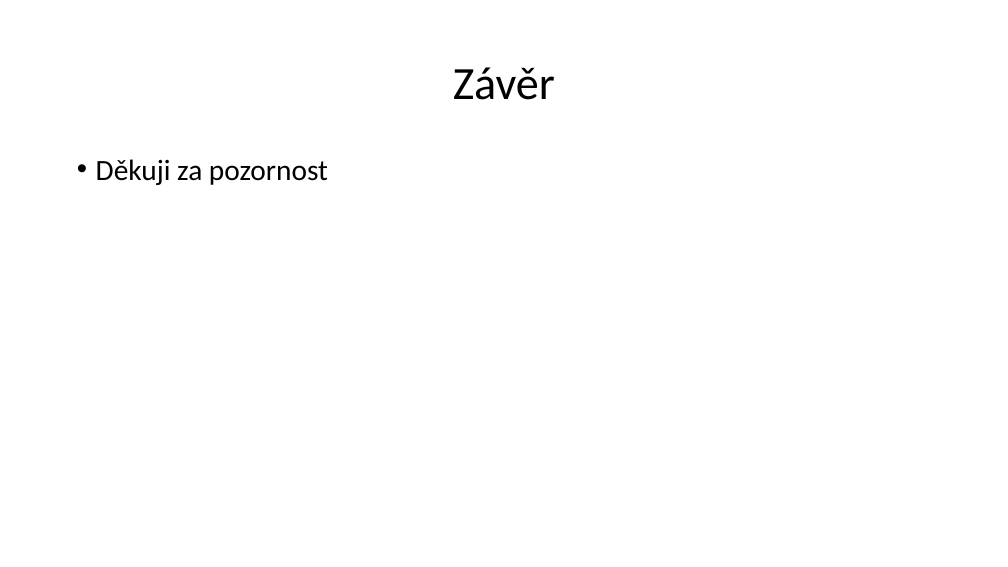
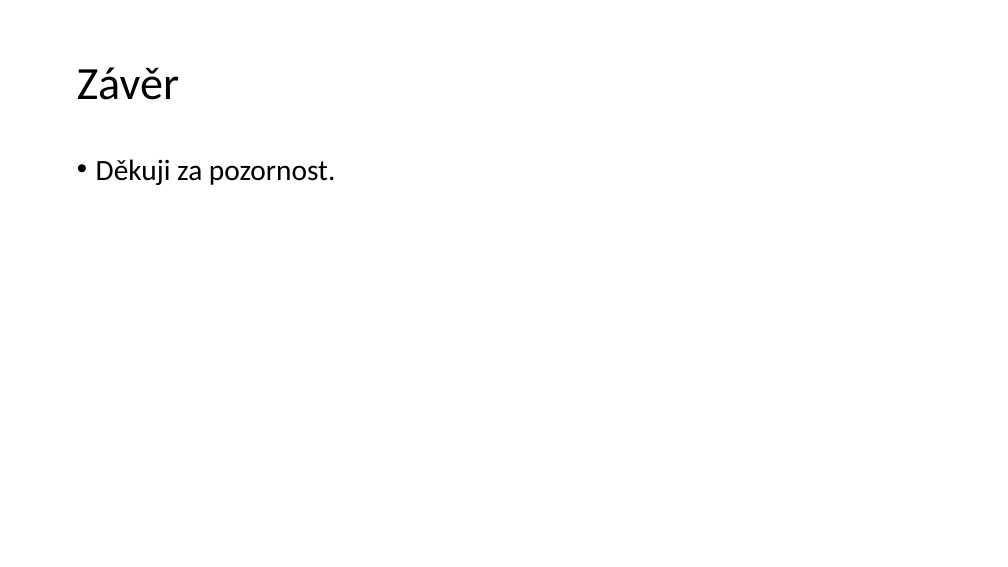
Before and after one commit to Fen1Xcz/TP, a slide deck: slide 7 of MoonKour.pptx (slide 6 before the commit). Drawn at 1008x567 pixels with LibreOffice and Linux fonts; fonts in the diff are those of the drawing. Boxes give left, top, right and bottom in pixels: in the first picture for what was removed or moved away, otherwise in the second. Text is boxed around its words. In the diff, an @@ line names an element or a change of style, - is before the commit and + after.

```diff
--- a/MoonKour.pptx
+++ b/MoonKour.pptx
@@ title "Závěr" at <box>77,67,179,100</box>: alignment centre to left @@
@@ text at <box>96,159,335,185</box>: text changed @@
-• Děkuji za pozornost
+• Děkuji za pozornost.
```
Also in this commit, not shown: 1 other slide changed, 4 slides added, 3 slides removed.
